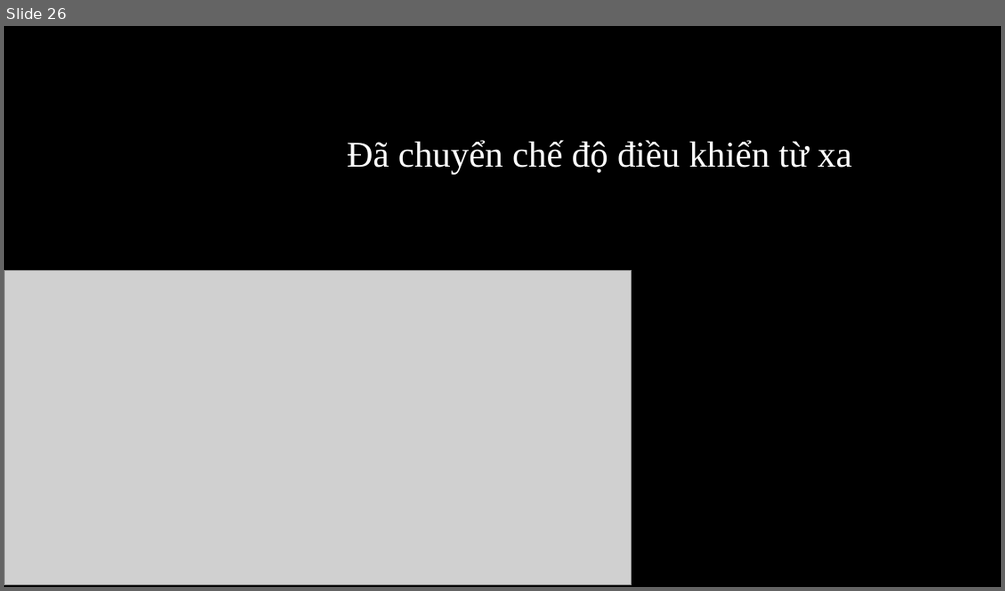
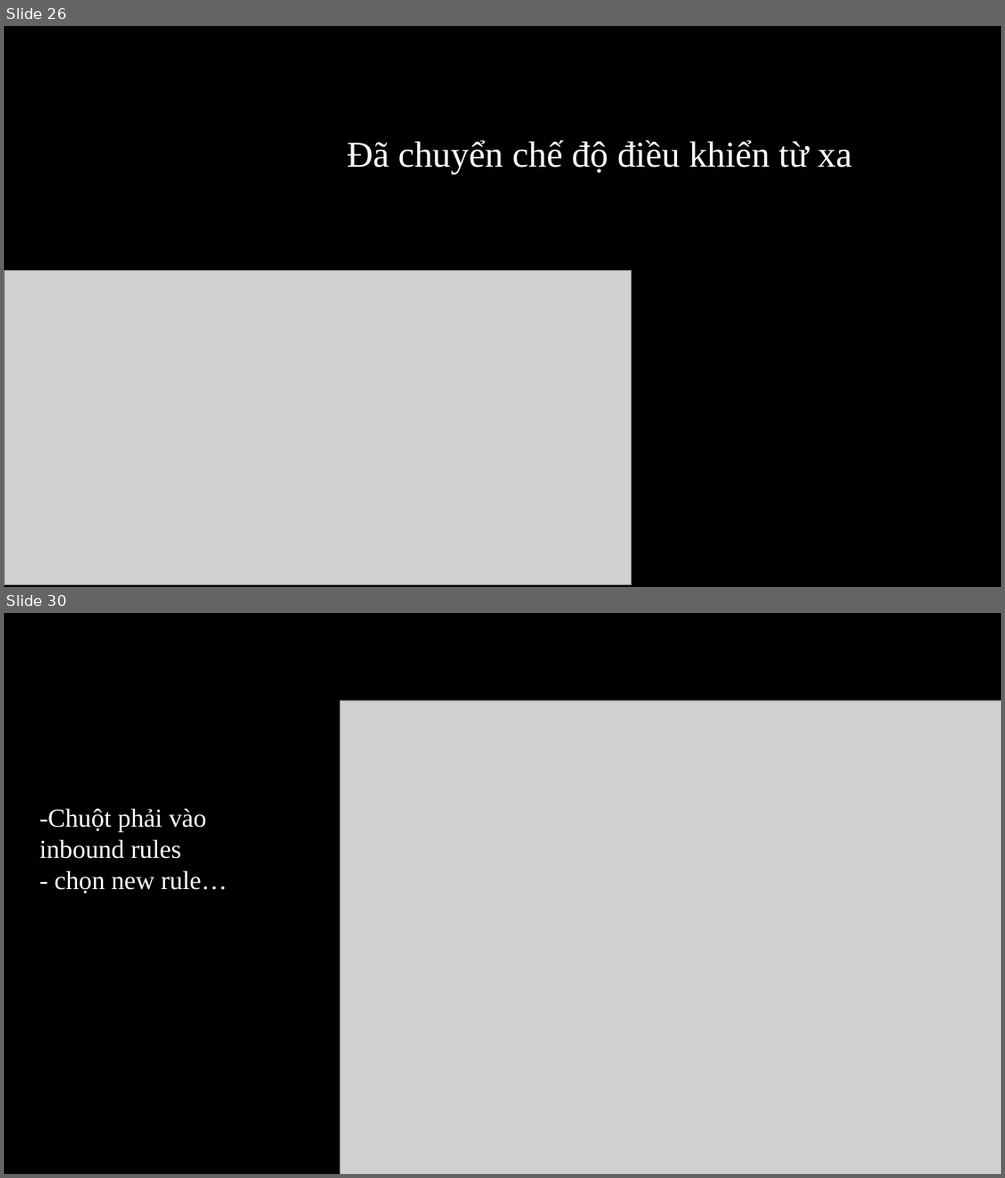
Before and after one commit to vulan1112/b-i-t-p, a slide deck: Quá trình cài đặt My SQL 2022.pptx. Shown one above the other, each under a label of ours: slide 26 before the commit, slides 26 and 30 after it; the slides between them are not shown. The pictures are 1005x591 and 1005x1178 pixels, drawn with LibreOffice and Linux fonts; fonts in the diff are those of the drawing; grey boxes stand for pictures; background and template pictures are left out. Boxes give left, top, right and bottom in pixels: in the first picture for what was removed or moved away, otherwise in the second. Text is boxed around its words. In the diff, an @@ line names an element or a change of style, - is before the commit and + after.

```diff
--- a/Quá trình cài đặt My SQL 2022.pptx
+++ b/Quá trình cài đặt My SQL 2022.pptx
@@ slide 30 added at (4,613,1001,1174), background #000000 @@
@@ picture added at (340,700,1001,1174) @@
@@ text added at (40,808,226,893), 25 pt, text #FFFFFF @@
+-Chuột phải vào inbound rules
+- chọn new rule…
```
Also in this commit, not shown: 7 other slides added.
